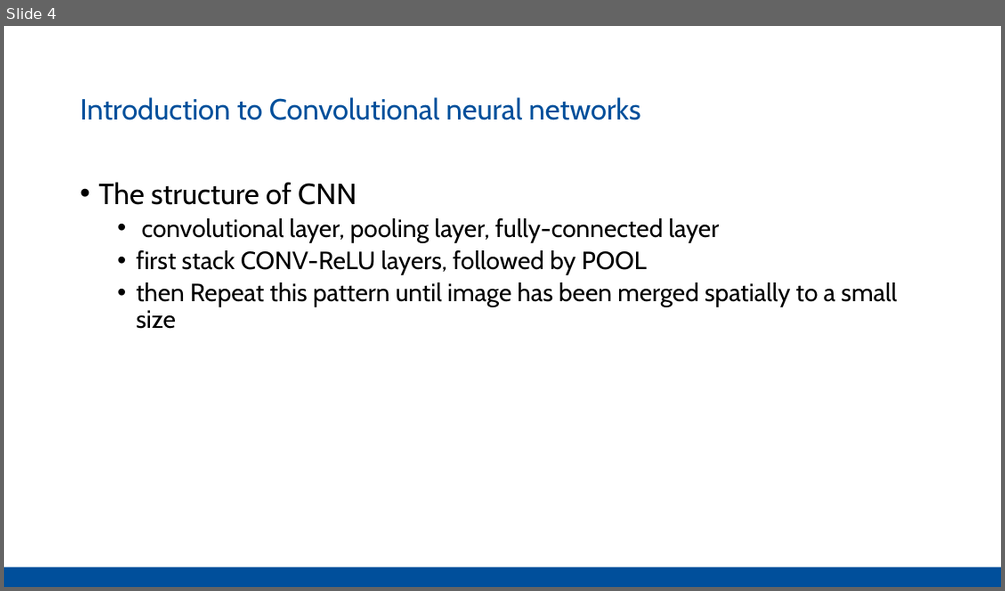
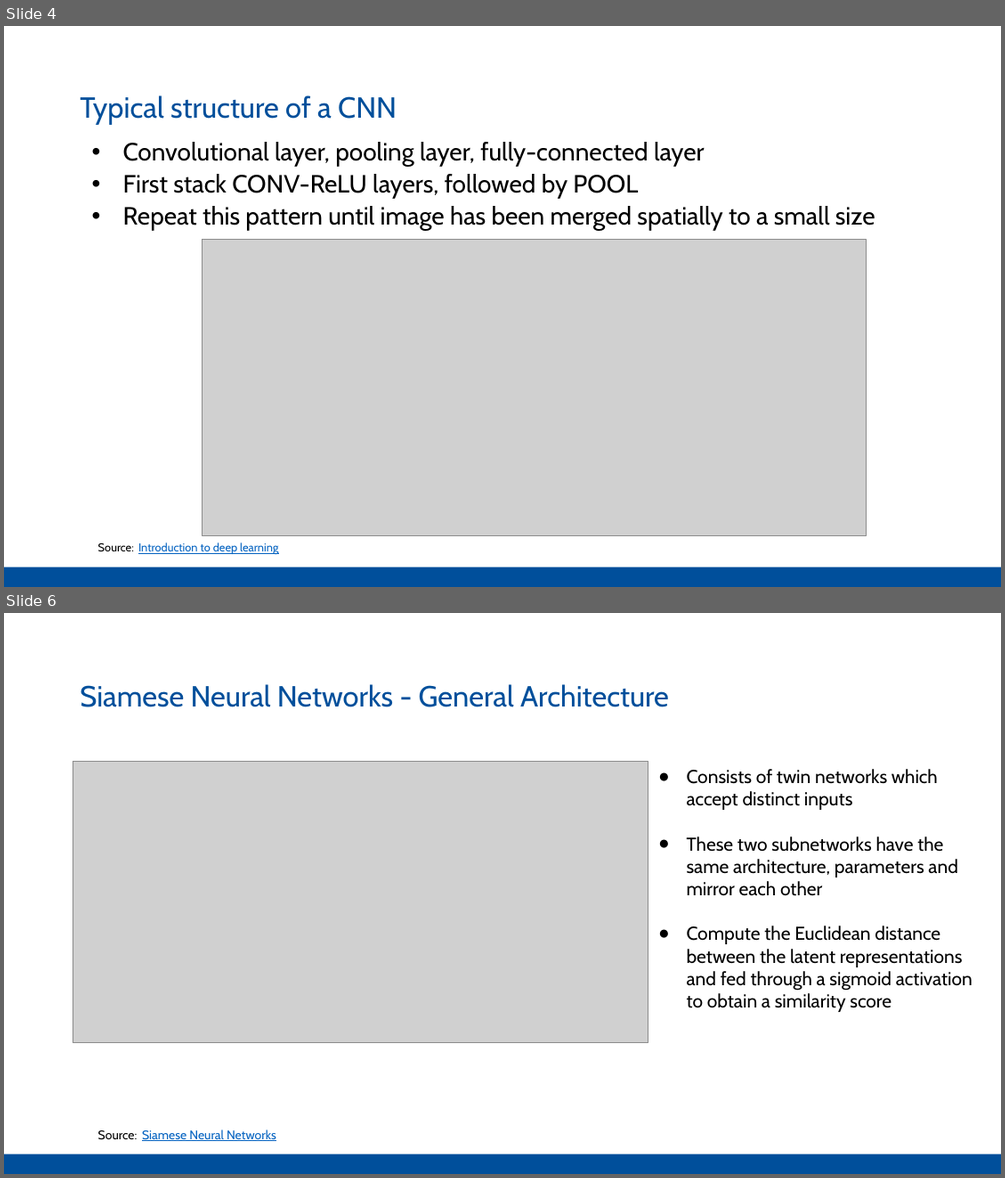
Before and after one commit to Pathi-rao/Image-Similarity-Estimation-using-Siamese-Neural-Networks, a slide deck: presentation.pptx. Shown one above the other, each under a label of ours: slide 4 before the commit, slides 4 and 6 after it; the slides between them are not shown. The pictures are 1005x591 and 1005x1178 pixels, drawn with LibreOffice and Linux fonts; fonts in the diff are those of the drawing; grey boxes stand for pictures. Boxes give left, top, right and bottom in pixels: in the first picture for what was removed or moved away, otherwise in the second. Text is boxed around its words. In the diff, an @@ line names an element or a change of style, - is before the commit and + after.

```diff
--- a/presentation.pptx
+++ b/presentation.pptx
@@ slide 6 added at [4,613,1001,1174], background #FFFFFF; not listed: 1 template element that a slide beside it also shows @@
@@ text added at [80,684,669,707], 28 pt, text #004F9B @@
+Siamese Neural Networks - General Architecture
@@ picture added at [73,761,647,1043] @@
@@ text added at [687,769,972,1012], 18 pt, text #000000 @@
+● Consists of twin networks which accept distinct inputs
+● These two subnetworks have the same architecture, parameters and mirror each other
+● Compute the Euclidean distance between the latent representations and fed through a sigmoid activation to obtain a similarity score
@@ text added at [98,1129,276,1141], 12 pt, text #0563C1, underline @@
+Source: Siamese Neural Networks
@@ slide 4 changed as well @@
@@ text at [80,95,396,125]: text changed @@
-Introduction to Convolutional neural networks
+Typical structure of a CNN
@@ text at [123,142,875,231]: text changed @@
-• The structure of CNN
-  • convolutional layer, pooling layer, fully-connected layer
-  • first stack CONV-ReLU layers, followed by POOL
-  • then Repeat this pattern until image has been merged spatially to a small size
+• Convolutional layer, pooling layer, fully-connected layer
+• First stack CONV-ReLU layers, followed by POOL
+• Repeat this pattern until image has been merged spatially to a small size
@@ picture added at [202,239,866,535] @@
@@ text added at [98,542,278,555], 11 pt, text #0563C1, underline @@
+Source: Introduction to deep learning
```
Also in this commit, not shown: 2 other slides changed, 5 other slides added, 6 slides removed.
